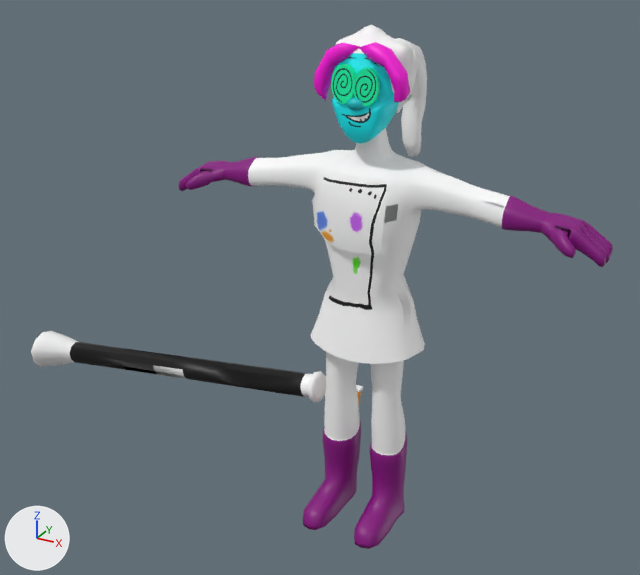
What one commit did to the FBX model Assets/3DModels/Player/scientist_animations_female.fbx.
One viewpoint serves both versions: a 50 mm camera at (0.186, -0.404, 0.325) aimed at (-0.042, 0.011, 0.117). Lighting does not change. The marker at lower left points along +X, +Y and +Z. Where no turn or scale is listed for an object, it has been applied to the vertices.

The scene before the commit, as lines of its bpy script (objects in view):
```python
ob_femalehead1_pcube4 = bpy.data.objects.new('femalehead1:pCube4', me_mesh)
ob_femalehead1_pcube4.location = (0.0, 0.0138, -0.0006)
ob_femalehead1_pcube4.rotation_euler = (1.578, 0.0, 0.0)  # degrees (90, 0, 0)
ob_femalehead1_pcube4.scale = (0.01, 0.01, 0.01)
ob_pasted__tube = bpy.data.objects.new('pasted__tube', me_mesh_005)
ob_pasted__tube.location = (-0.149, 0.0141, 0.035)
ob_pasted__tube.rotation_euler = (1.571, -1.704, 0.0)  # degrees (90, -98, 0)
ob_pasted__tube.scale = (0.01, 0.01, 0.01)
ob_pcylinder10 = bpy.data.objects.new('pCylinder10', me_mesh_003)
ob_pcylinder10.parent = ob_femalehead1_pcube4
ob_pcylinder10.location = (0.526, 24.57, 4.171)
ob_pcylinder10.rotation_euler = (-1.522, -3.051, -0.0206)  # degrees (-87, -175, -1.2)
ob_pcylinder10.scale = (0.498, 1.73, 0.708)
ob_pcylinder9 = bpy.data.objects.new('pCylinder9', me_mesh_001)
ob_pcylinder9.parent = ob_femalehead1_pcube4
ob_pcylinder9.location = (-0.645, 24.6, 4.17)
ob_pcylinder9.rotation_euler = (1.524, -0.0919, 0.00432)  # degrees (87, -5.3, 0.2)
ob_pcylinder9.scale = (0.526, 1.73, 0.734)
ob_polysurface6 = bpy.data.objects.new('polySurface6', me_mesh_002)
ob_polysurface6.parent = ob_femalehead1_pcube4
ob_polysurface6.location = (0.0000341, 14.55, 1.26)
ob_polysurface6.rotation_euler = (-0.00768, 0.0, 0.0)  # degrees (-0.4, 0, 0)
# also in view: 'body:polySurface1' at (0.0, -0.018, 0.112)
```
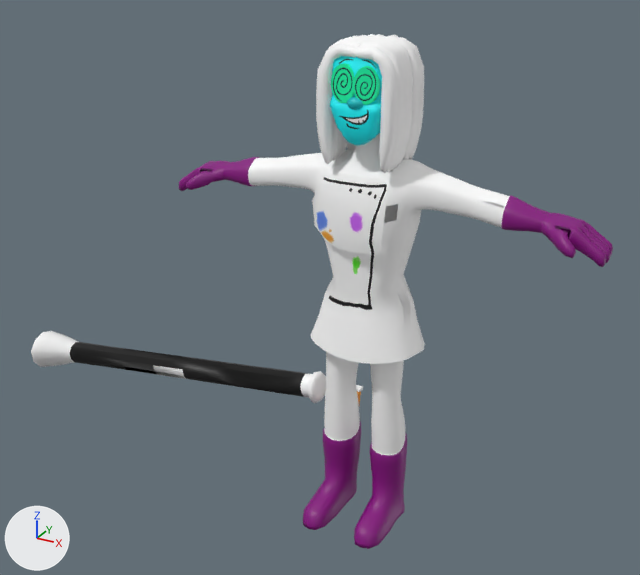
What differs and where, as boxes [x1, y1, x2, y2] in the pictures (640 x 575 px):
'femalehead2:pCube46', added: after [316, 34, 424, 173]
    faces in mat_femalehairwhite (white #ffffff): [316, 34, 424, 173]
    faces in mat_femaleface (picture img_uvmapfemale_png): [330, 47, 413, 146]
    faces in mat_gogglesfemale (picture img_gogglesfemale_jpg): [331, 63, 380, 105]
    faces in mat_femalenose (cyan #02c0c6): [347, 96, 364, 110]
'femalehead1:pCube4', no longer drawn: before [314, 25, 427, 156]
    faces in mat_femaleface (picture img_uvmapfemale_png): [332, 25, 419, 144]
    faces in mat_femalehairpink (pink #ff00dd): [314, 42, 410, 102]
    faces in mat_femalehairwhite (white #ffffff): [396, 38, 427, 156]
'pCylinder10', no longer drawn (green): before [354, 67, 380, 106]
'pCylinder9', no longer drawn (green): before [331, 64, 356, 104]
'polySurface6', no longer drawn: before [347, 96, 365, 111]

The edits, one by one:
Mesh me_mesh_003_1 is new.
It has 2794 vertices, 2852 faces and spans x -0.0234..0.0218, y -0.0341..0.0117, z 0.2049..0.2657.
Faces by material slot: [1584, 748, 120, 400].
It uses material mat_femalehairwhite (white #ffffff).
It uses material mat_femaleface (picture img_uvmapfemale_png).
It uses material mat_gogglesfemale (picture img_gogglesfemale_jpg).
It uses material mat_femalenose (cyan #02c0c6).
In object 'polySurface6' (ob_polysurface6), parent is no longer ob_femalehead1_pcube4.
Object 'polySurface6' (ob_polysurface6) now shows nothing instead of me_mesh_002.
Object 'polySurface6' (ob_polysurface6) moves from (0.0000341, 14.55, 1.26) to (0.0, 0.0000573, 0.146).
Object 'polySurface6' (ob_polysurface6) turns from (-0.4, 0, 0) to (90, 0, 0) degrees about x, y and z.
Object 'polySurface6' (ob_polysurface6) is rescaled from (1.0, 1.0, 1.0) to (0.01, 0.01, 0.01).
In object 'pCylinder10' (ob_pcylinder10), parent is no longer ob_femalehead1_pcube4.
Object 'pCylinder10' (ob_pcylinder10) now shows nothing instead of me_mesh_003.
Object 'pCylinder10' (ob_pcylinder10) moves from (0.526, 24.57, 4.171) to (0.00526, -0.0298, 0.247).
Object 'pCylinder10' (ob_pcylinder10) turns from (-87, -175, -1.2) to (2.3, -1.1, -175) degrees about x, y and z.
Object 'pCylinder10' (ob_pcylinder10) is rescaled from (0.498, 1.73, 0.708) to (0.00498, 0.0173, 0.00708).
Object 'femalehead1:pCube4' (ob_femalehead1_pcube4) now shows nothing instead of me_mesh.
Object 'femalehead1:pCube4' (ob_femalehead1_pcube4) moves from (0.0, 0.0138, -0.0006) to (0.0, 0.0273, -0.0005).
Object 'femalehead1:pCube4' (ob_femalehead1_pcube4) turns from (90, 0, 0) to (94, 0, 0) degrees about x, y and z.
In object 'pCylinder9' (ob_pcylinder9), parent is no longer ob_femalehead1_pcube4.
Object 'pCylinder9' (ob_pcylinder9) now shows nothing instead of me_mesh_001.
Object 'pCylinder9' (ob_pcylinder9) moves from (-0.645, 24.6, 4.17) to (-0.00645, -0.0298, 0.247).
Object 'pCylinder9' (ob_pcylinder9) turns from (87, -5.3, 0.2) to (178, -0.2, -5.3) degrees about x, y and z.
Object 'pCylinder9' (ob_pcylinder9) is rescaled from (0.526, 1.73, 0.734) to (0.00526, 0.0173, 0.00734).
Object 'femalehead2:pCube46' (ob_femalehead2_pcube46) is new; it shows me_mesh_003_1.
Its location is (0.0, 0.0, -0.0014).
